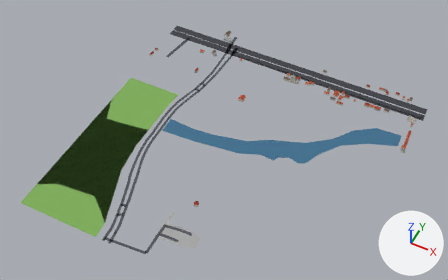
An edit to the glTF model public/tiles/-1_-1.lod0.glb, drawn before and after from the same camera.
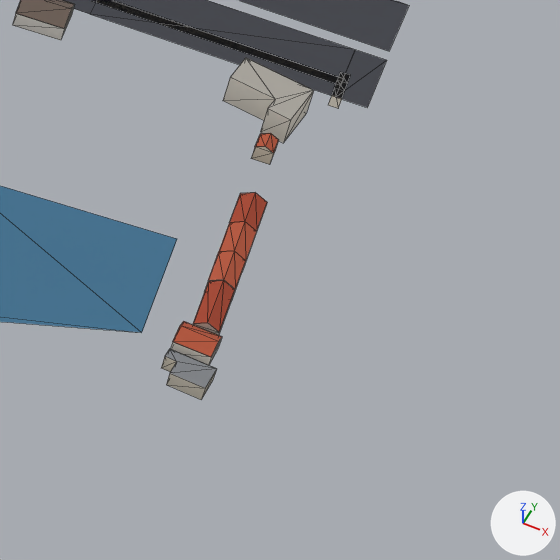
The first picture shows the older version from a 50 mm camera at (273.0, -609.0, 763.0) aimed at (-29.0, -5.0, 8.0). The close-ups show the older and then the newer version on the part from 85% to 99% of the width and 39% to 61% of the height of that picture. Only the edits that show in the close-ups are written down. The lights are fixed; the arrows at lower right show +X, +Y and +Z. The close-ups show mesh edges as thin lines. Where no turn or scale is listed for an object, it has been applied to the vertices. Vertices at exactly the same position are counted once.

Names of what the first close-up shows: 'buildings_roofs', 'buildings_walls', 'roads', 'water'.
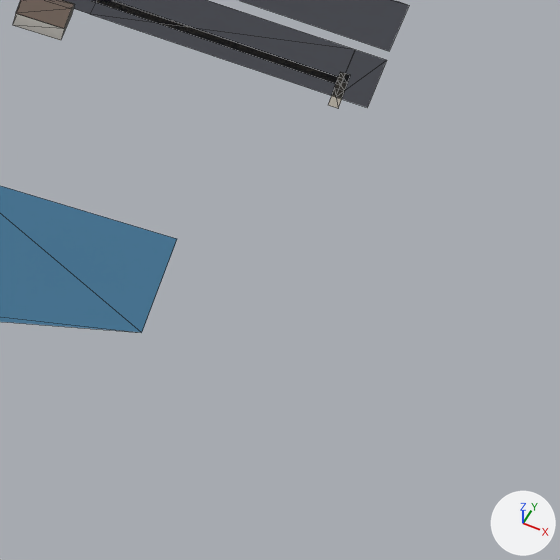
Where the newer file only moved an object's origin or applied its transform, the numbers keep the older frame.

The change, as a diff of the scene's bpy script:
```diff
--- a/public/tiles/-1_-1.lod0.glb.py
+++ b/public/tiles/-1_-1.lod0.glb.py
@@ me_buildings_walls @@
 # used by ob_buildings_walls; location = (-4.6, 58.6, 3.2)
-me_buildings_walls.from_pydata(...)  # 500 vertices, 536 faces; spans x -247.0..247.0, y -198.0..198.0, z -3.0..3.0
+me_buildings_walls.from_pydata(...)  # 426 vertices, 454 faces; spans x -247.0..225.0, y -198.0..198.0, z -3.0..3.0
+# me_buildings_walls part 1: 6 loose pieces with 74 vertices, spanning x 230.0..247.0, y 46.0..128.0, z -3.0..3.0, are deleted
 me_buildings_walls.materials.append(mat_buildings_walls)
@@ me_buildings_roofs @@
 # used by ob_buildings_roofs; location = (-4.6, 58.6, 4.8)
-me_buildings_roofs.from_pydata(...)  # 296 vertices, 212 faces; spans x -247.0..247.0, y -198.0..198.0, z -2.0..2.0
+me_buildings_roofs.from_pydata(...)  # 254 vertices, 180 faces; spans x -247.0..225.0, y -198.0..198.0, z -2.0..1.0
+# me_buildings_roofs part 2: 6 loose pieces with 42 vertices, spanning x 230.0..247.0, y 46.0..128.0, z -2.0..2.0, are deleted
 me_buildings_roofs.materials.append(mat_buildings_roofs)
```

Changed parts and their boxes [x1, y1, x2, y2] in the close-ups (560 x 560 px):
'buildings_roofs', reshaped: before [16, 0, 314, 388]; after [16, 0, 74, 29]
'buildings_walls', reshaped: before [12, 4, 314, 400]; after [13, 2, 74, 40]
part 1 of me_buildings_walls, deleted: before [161, 77, 314, 400]
part 2 of me_buildings_roofs, deleted: before [165, 58, 314, 388]
